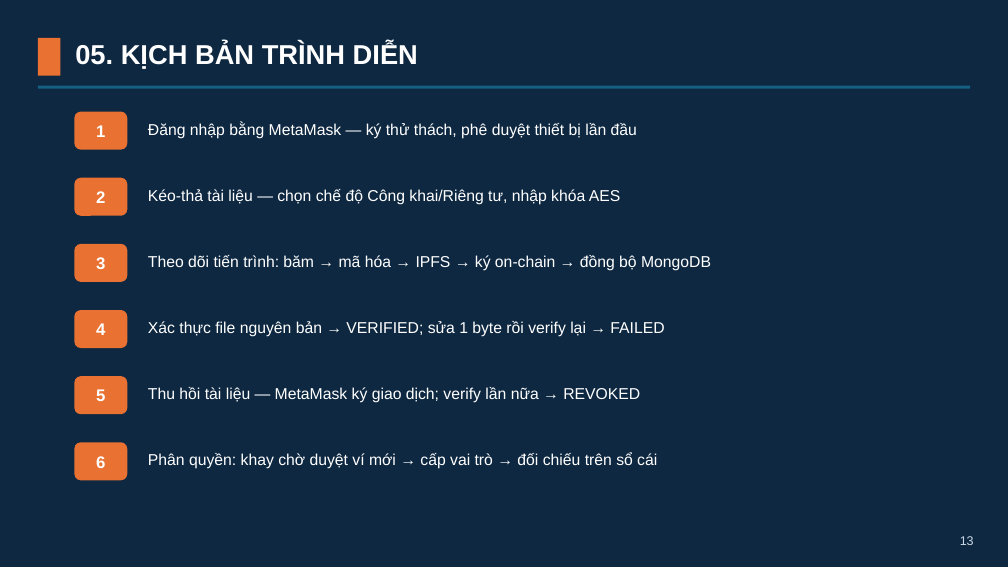
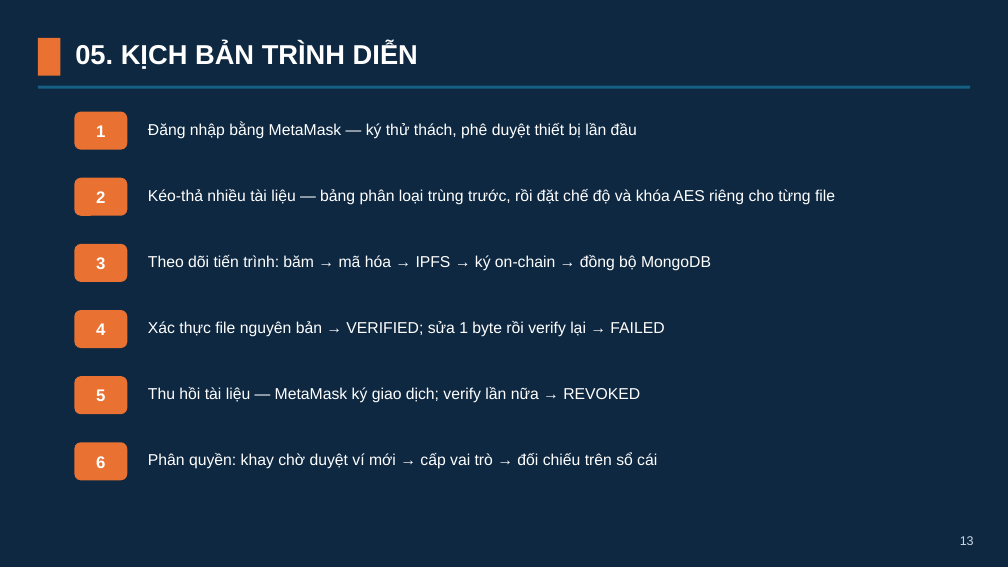
Before and after one commit to lelinh45/DATNLELINH, a slide deck: slide 13 of LeHongLinh_Slides.pptx. Drawn at 1008x567 pixels with LibreOffice and Linux fonts; fonts in the diff are those of the drawing. Boxes give left, top, right and bottom in pixels: in the first picture for what was removed or moved away, otherwise in the second. Text is boxed around its words. In the diff, an @@ line names an element or a change of style, - is before the commit and + after.

```diff
--- a/LeHongLinh_Slides.pptx
+++ b/LeHongLinh_Slides.pptx
@@ text at (148,189,835,205): text changed @@
-Kéo-thả tài liệu — chọn chế độ Công khai/Riêng tư, nhập khóa AES
+Kéo-thả nhiều tài liệu — bảng phân loại trùng trước, rồi đặt chế độ và khóa AES riêng cho từng file
```
Also in this commit, not shown: 2 other slides changed, 2 other files.
